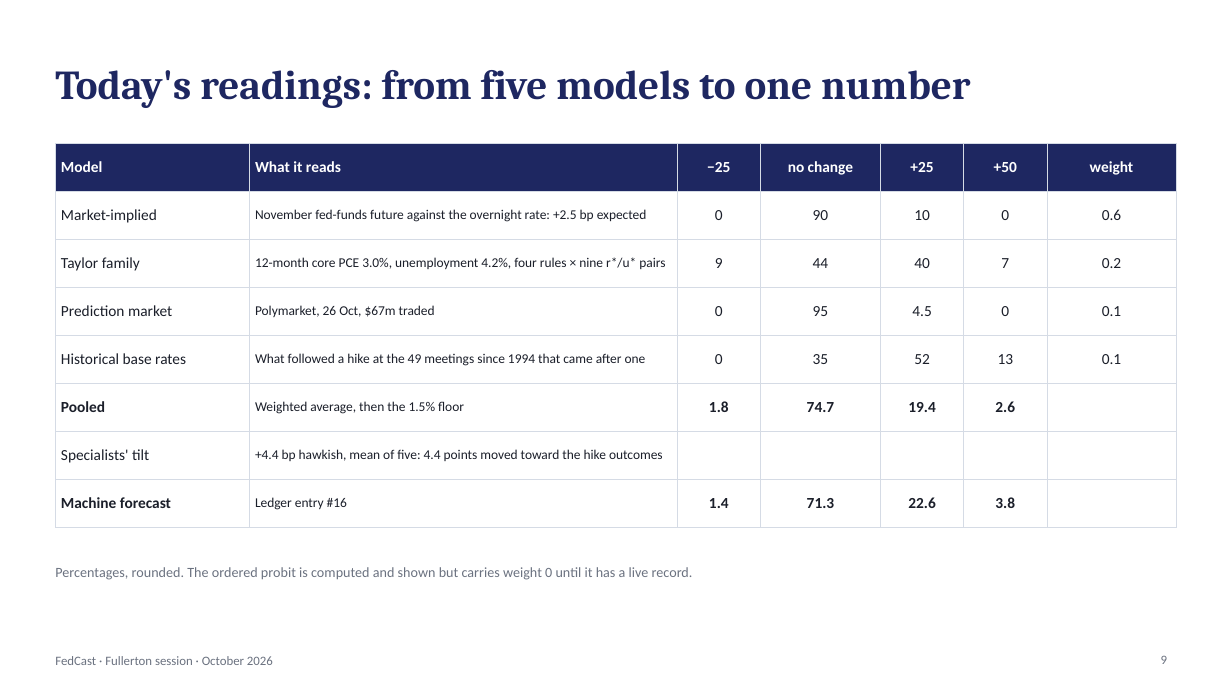
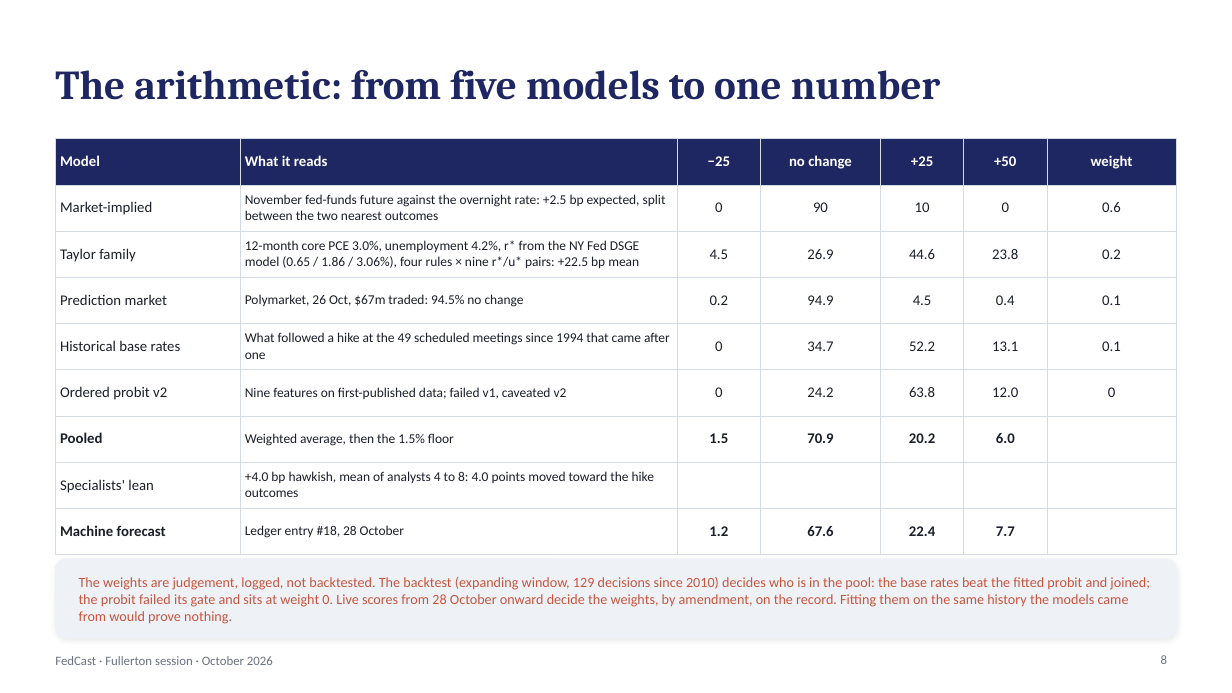
Before and after one commit to kmt112/fed-forecast, a slide deck: slide 8 of docs/FedCast_Fullerton.pptx (slide 9 before the commit). Drawn at 1232x693 pixels with LibreOffice and Linux fonts; fonts in the diff are those of the drawing. Boxes give left, top, right and bottom in pixels: in the first picture for what was removed or moved away, otherwise in the second. Text is boxed around its words. In the diff, an @@ line names an element or a change of style, - is before the commit and + after.

```diff
--- a/docs/FedCast_Fullerton.pptx
+++ b/docs/FedCast_Fullerton.pptx
@@ title at [55,70,940,100]: text changed @@
-Today's readings: from five models to one number
+The arithmetic: from five models to one number
@@ table at [55,139,1177,542] @@
-row 2: Market-implied | November fed-funds future against the overnight rate: +2.5 bp expected | 0 | 90 | 10 | 0 | 0.6
-row 3: Taylor family | 12-month core PCE 3.0%, unemployment 4.2%, four rules × nine r*/u* pairs | 9 | 44 | 40 | 7 | 0.2
-row 4: Prediction market | Polymarket, 26 Oct, $67m traded | 0 | 95 | 4.5 | 0 | 0.1
-row 5: Historical base rates | What followed a hike at the 49 meetings since 1994 that came after one | 0 | 35 | 52 | 13 | 0.1
-row 6: Pooled | Weighted average, then the 1.5% floor | 1.8 | 74.7 | 19.4 | 2.6 | 
-row 7: Specialists' tilt | +4.4 bp hawkish, mean of five: 4.4 points moved toward the hike outcomes |  |  |  |  | 
-row 8: Machine forecast | Ledger entry #16 | 1.4 | 71.3 | 22.6 | 3.8 | 
+row 2: Market-implied | November fed-funds future against the overnight rate: +2.5 bp expected, split between the two nearest outcomes | 0 | 90 | 10 | 0 | 0.6
+row 3: Taylor family | 12-month core PCE 3.0%, unemployment 4.2%, r* from the NY Fed DSGE model (0.65 / 1.86 / 3.06%), four rules × nine r*/u* pairs: +22.5 bp mean | 4.5 | 26.9 | 44.6 | 23.8 | 0.2
+row 4: Prediction market | Polymarket, 26 Oct, $67m traded: 94.5% no change | 0.2 | 94.9 | 4.5 | 0.4 | 0.1
+row 5: Historical base rates | What followed a hike at the 49 scheduled meetings since 1994 that came after one | 0 | 34.7 | 52.2 | 13.1 | 0.1
+row 6: Ordered probit v2 | Nine features on first-published data; failed v1, caveated v2 | 0 | 24.2 | 63.8 | 12.0 | 0
+row 7: Pooled | Weighted average, then the 1.5% floor | 1.5 | 70.9 | 20.2 | 6.0 | 
+row 8: Specialists' lean | +4.0 bp hawkish, mean of analysts 4 to 8: 4.0 points moved toward the hike outcomes |  |  |  |  | 
+row 9: Machine forecast | Ledger entry #18, 28 October | 1.2 | 67.6 | 22.4 | 7.7 | 
@@ table: place and size @@
-table at [55,143,1177,514]
+table at [55,139,1177,542]
@@ text removed at [55,567,693,580] @@
-Percentages, rounded. The ordered probit is computed and shown but carries weight 0 until it has a live record.
@@ rounded rectangle added at [55,559,1177,638], fill #EEF2F7, outline #EEF2F7 1 pt @@
@@ text added at [79,577,1150,624], 11 pt, text #C8553D @@
+The weights are judgement, logged, not backtested. The backtest (expanding window, 129 decisions since 2010) decides who is in the pool: the base rates beat the fitted probit and joined; the probit failed its gate and sits at weight 0. Live scores from 28 October onward decide the weights, by amendment, on the record. Fitting them on the same history the models came from would prove nothing.
```
Also in this commit, not shown: 8 other slides changed, 2 slides added, 5 slides removed, 2 other files.
